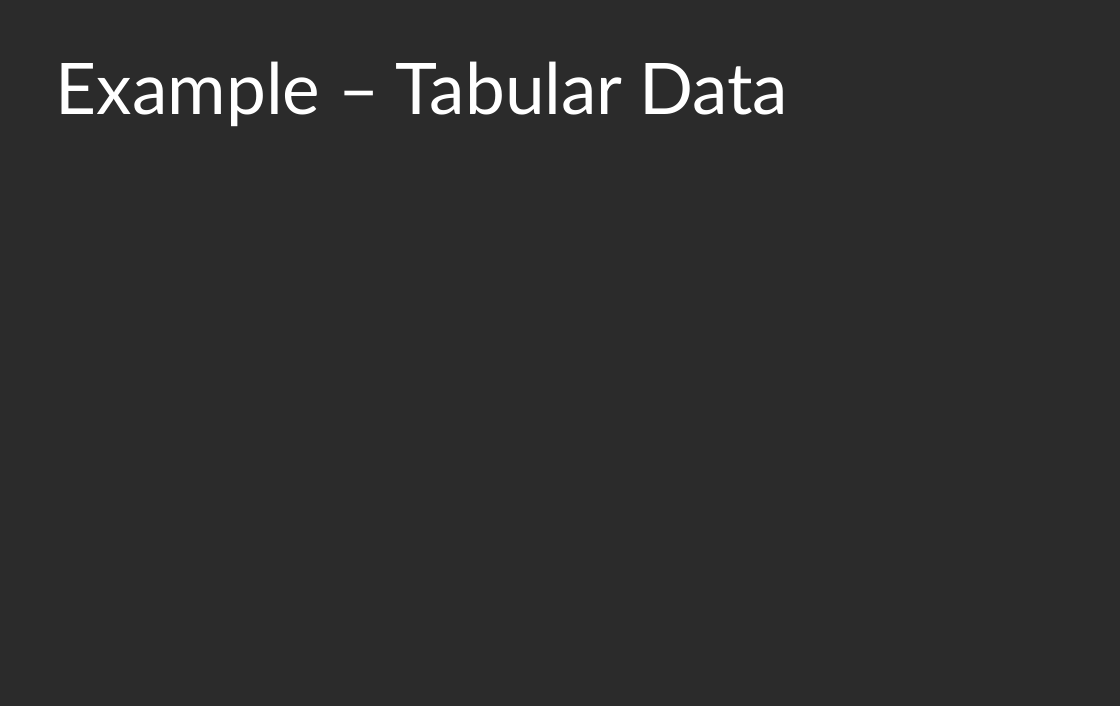
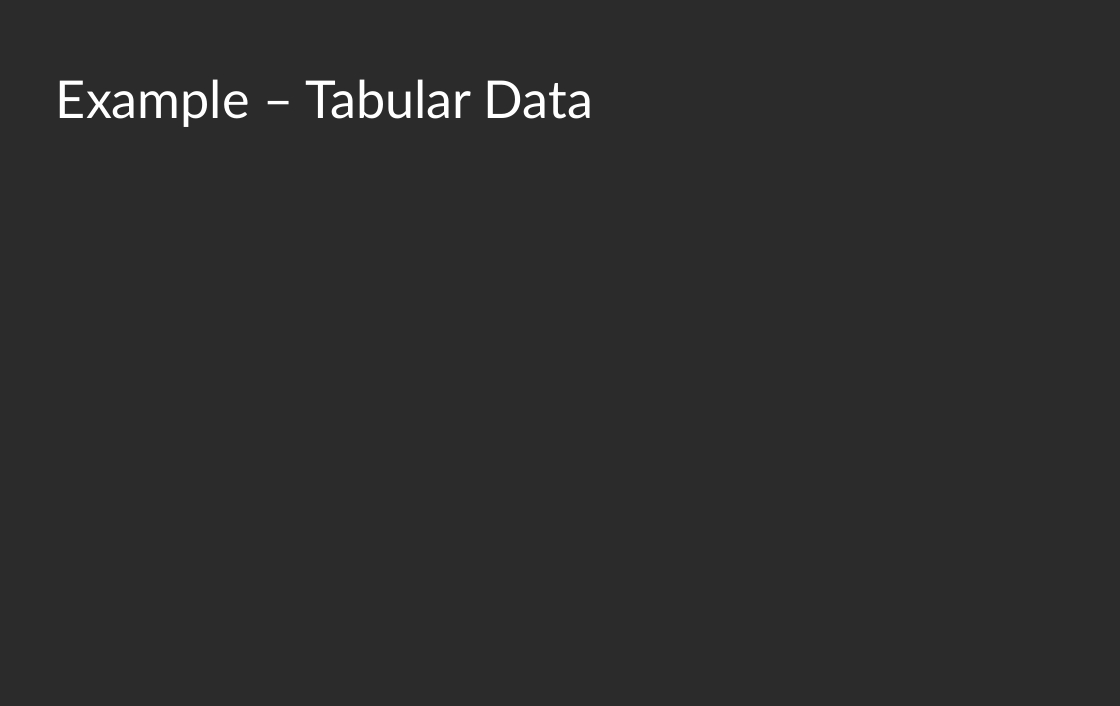
Before and after one commit to mattdube/stl-rug_lime, a slide deck: slide 11 of Slides/stl-rug_lime_01092019.odp (slide 13 before the commit). Drawn at 1120x706 pixels with LibreOffice and Linux fonts; fonts in the diff are those of the drawing; background and template pictures are left out; a plain dark background stands for a picture behind light text. Boxes give left, top, right and bottom in pixels: in the first picture for what was removed or moved away, otherwise in the second. Text is boxed around its words. In the diff, an @@ line names an element or a change of style, - is before the commit and + after.

```diff
--- a/Slides/stl-rug_lime_01092019.odp
+++ b/Slides/stl-rug_lime_01092019.odp
@@ title "Example – Tabular Data" at [56,79,593,127]: size 60 to 44 pt @@
```
Also in this commit, not shown: 11 other slides changed, 2 slides added, 2 slides removed.
